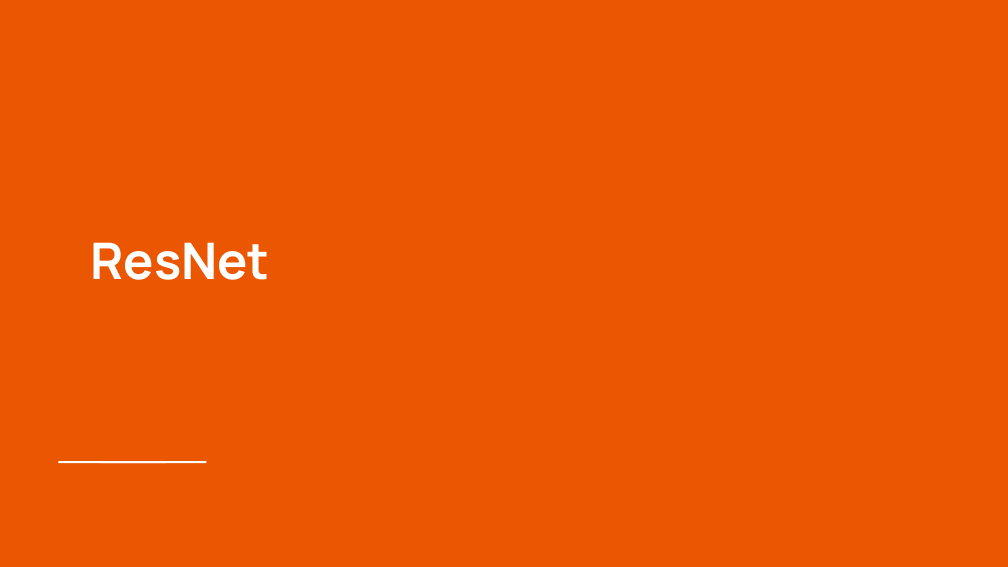
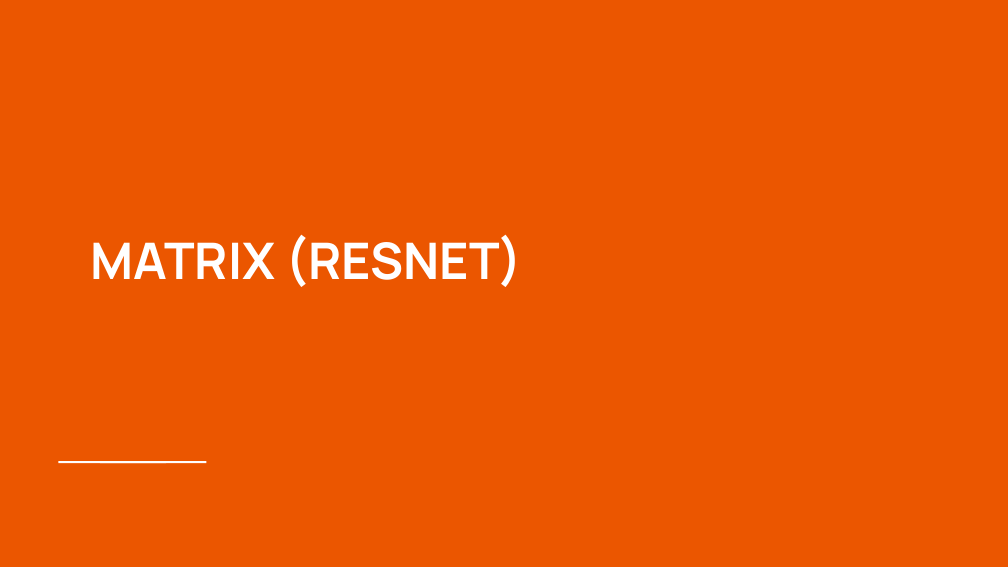
Before and after one commit to RepoGarage/federico-cv2, a slide deck: slide 22 of VISI_KOMPUTER_TRY_ALGORITHM.pptx (slide 27 before the commit). Drawn at 1008x567 pixels with LibreOffice and Linux fonts; fonts in the diff are those of the drawing. Boxes give left, top, right and bottom in pixels: in the first picture for what was removed or moved away, otherwise in the second. Text is boxed around its words. In the diff, an @@ line names an element or a change of style, - is before the commit and + after.

```diff
--- a/VISI_KOMPUTER_TRY_ALGORITHM.pptx
+++ b/VISI_KOMPUTER_TRY_ALGORITHM.pptx
@@ title at (90, 235, 522, 287): text changed @@
-ResNet
+MATRIX (RESNET)
```
Also in this commit, not shown: 7 other slides changed, 31 slides added, 44 slides removed, 15 other files.
